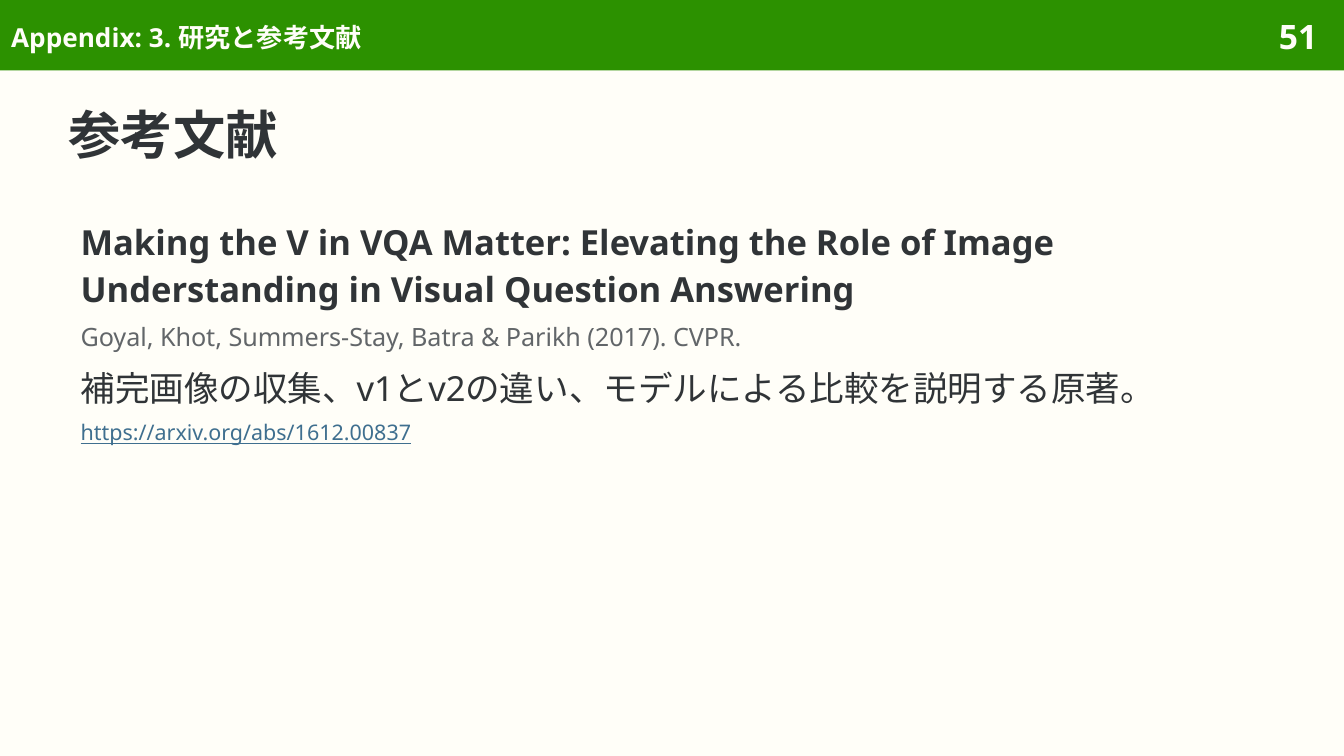
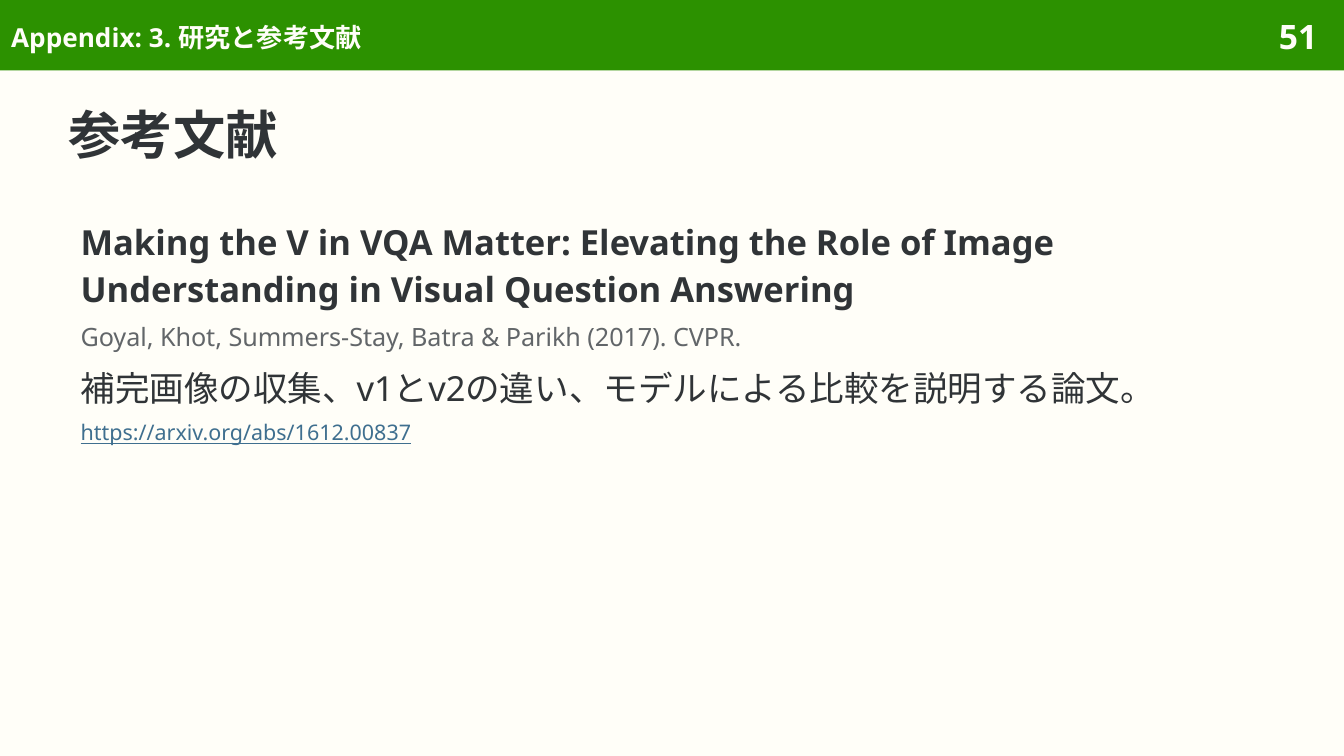
Before and after one commit to sasakiy84/datasets-in-10-minutes, a slide deck: slide 51 of slides/datasets-in-10-minutes-vqa-v2.pptx. Drawn at 1344x756 pixels with LibreOffice and Linux fonts; fonts in the diff are those of the drawing. Boxes give left, top, right and bottom in pixels: in the first picture for what was removed or moved away, otherwise in the second. Text is boxed around its words. In the diff, an @@ line names an element or a change of style, - is before the commit and + after.

Commit message:
slides(vqa-v2): refine Japanese wording and pair translations

```diff
--- a/slides/datasets-in-10-minutes-vqa-v2.pptx
+++ b/slides/datasets-in-10-minutes-vqa-v2.pptx
@@ text at (81, 371, 1155, 404): text changed @@
-補完画像の収集、v1とv2の違い、モデルによる比較を説明する原著。
+補完画像の収集、v1とv2の違い、モデルによる比較を説明する論文。
```
Also in this commit, not shown: 1 other slide changed, 4 other files.
